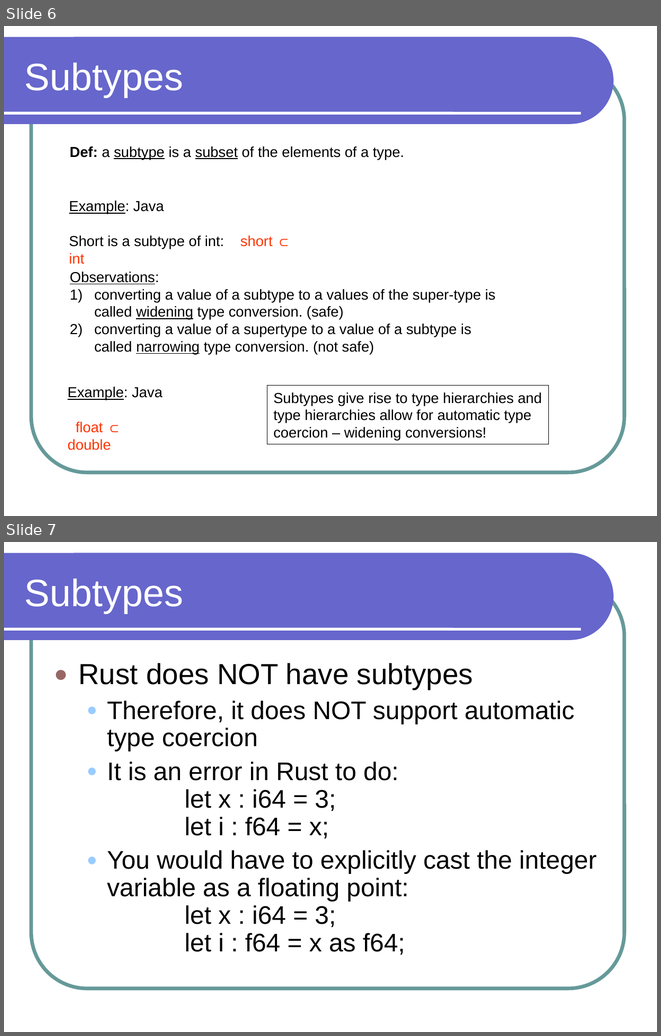
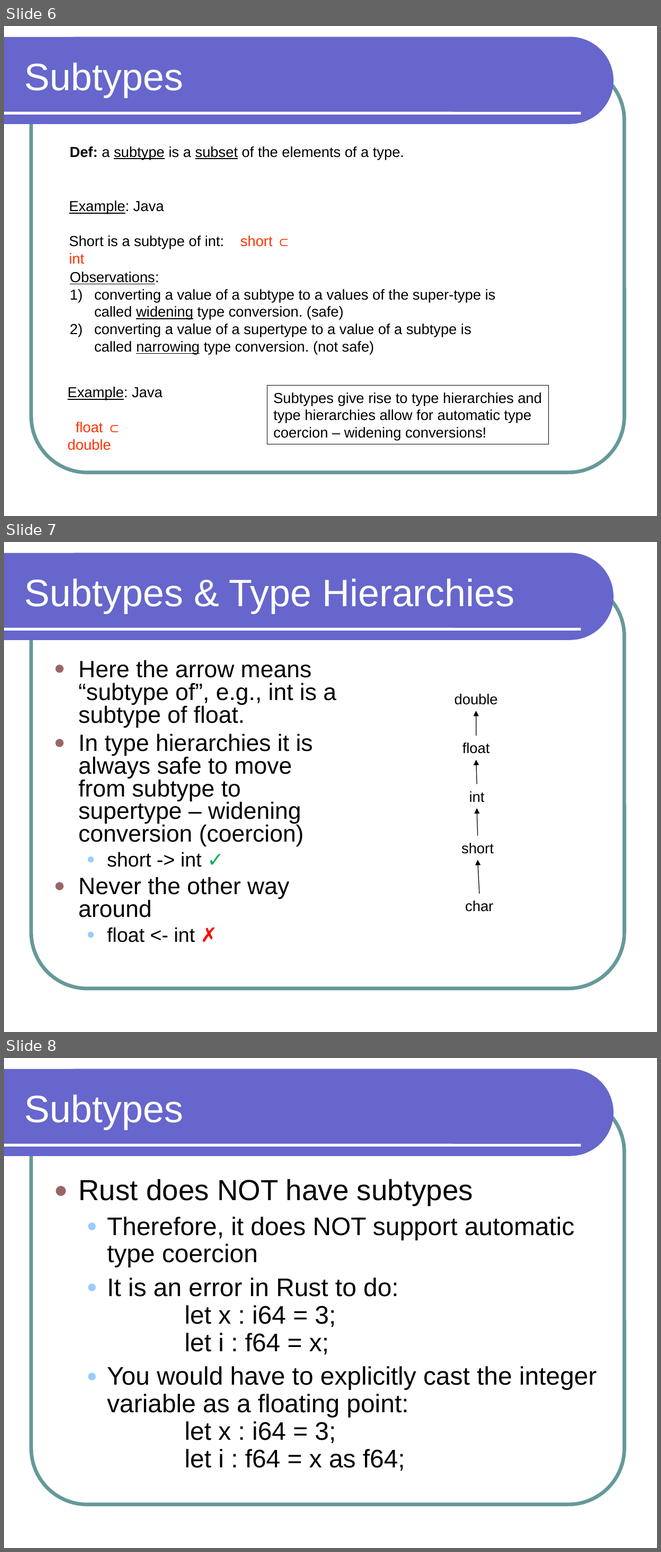
Before and after one commit to lutzhamel/CSC301, a slide deck: notes/csc301-ln003.ppt. Shown one above the other, each under a label of ours: slides 6 and 7 before the commit, slides 6, 7 and 8 after it. The pictures are 661x1036 and 661x1552 pixels, drawn with LibreOffice and Linux fonts; fonts in the diff are those of the drawing. Boxes give left, top, right and bottom in pixels: in the first picture for what was removed or moved away, otherwise in the second. Text is boxed around its words. In the diff, an @@ line names an element or a change of style, - is before the commit and + after.

```diff
--- a/notes/csc301-ln003.ppt
+++ b/notes/csc301-ln003.ppt
@@ slide 7 added at bbox=[4, 542, 657, 1032], background #FFFFFF; not listed: 3 template elements that a slide beside it also shows @@
@@ title added at bbox=[25, 579, 514, 613], 42 pt, text #FFFFFF @@
+Subtypes & Type Hierarchies
@@ text added at bbox=[78, 660, 336, 942], 26 pt, text #000000 @@
+● Here the arrow means “subtype of”, e.g., int is a subtype of float.
+● In type hierarchies it is always safe to move from subtype to supertype – widening conversion (coercion)
+  ● short -> int ✓
+● Never the other way around
+  ● float <- int ✗
@@ text added at bbox=[454, 694, 498, 705], 16 pt, text #000000 @@
+double
@@ arrow added from (476, 735) to (476, 711), #000000 0.74 pt @@
@@ text added at bbox=[462, 742, 490, 753], 16 pt, text #000000 @@
+float
@@ arrow added from (477, 784) to (476, 759), #000000 0.74 pt @@
@@ text added at bbox=[469, 791, 485, 802], 16 pt, text #000000 @@
+int
@@ arrow added from (477, 835) to (477, 808), #000000 0.74 pt @@
@@ text added at bbox=[461, 843, 494, 854], 16 pt, text #000000 @@
+short
@@ arrow added from (479, 893) to (477, 859), #000000 0.74 pt @@
@@ text added at bbox=[465, 900, 493, 911], 16 pt, text #000000 @@
+char
@@ what was slide 7 is now slide 8 @@
```
Also in this commit, not shown: 4 other files.
